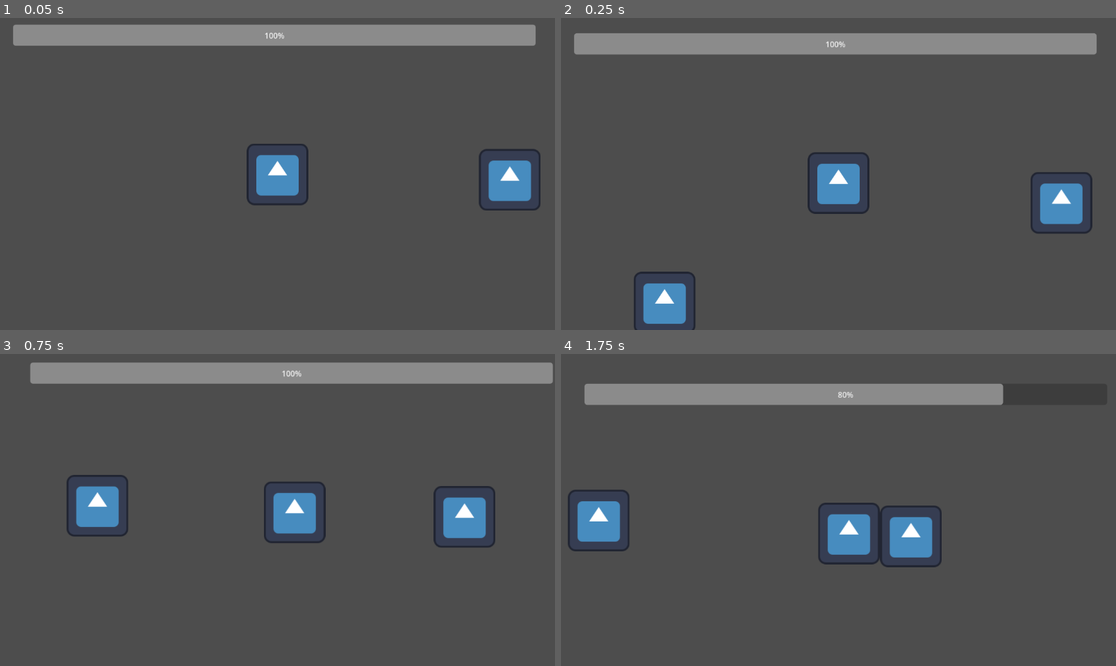
Above: before the commit, frames 1-4 (two rows, left to right).
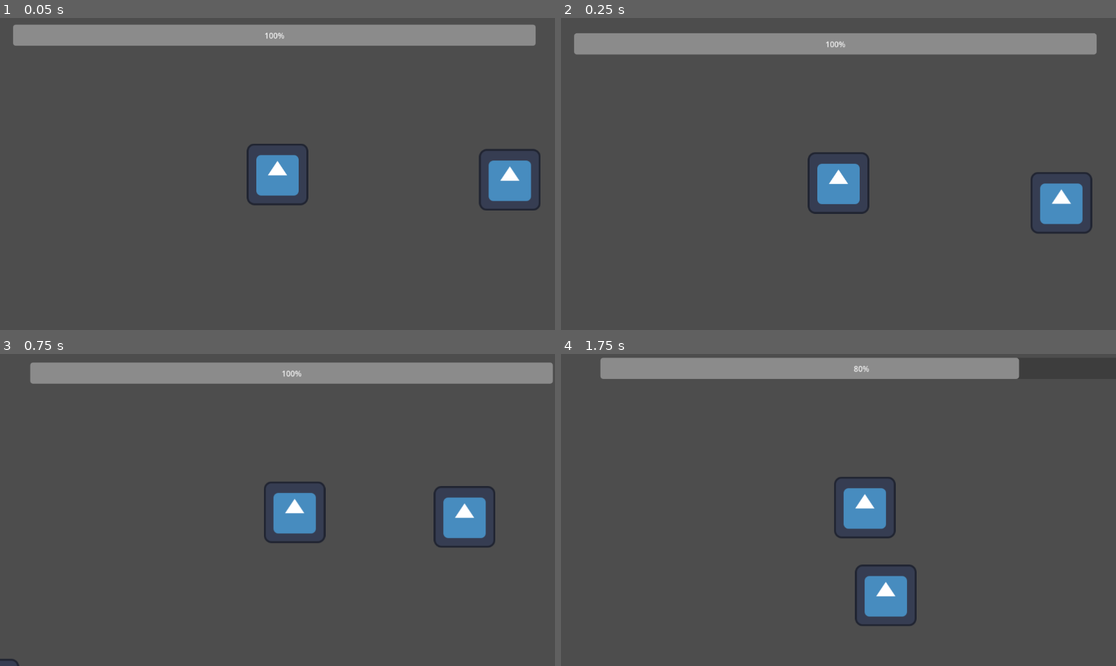
Above: after the commit, the same moments.

Repository: wizjineer/ugj-104-actual
Game: Godot game, scene res://scenes/main.tscn
The game is run twice, just before and just after one commit, with the same random seed, the same clock (stepped at 60 frames per second) and the same inputs. The engine's default icon, where the game draws it, is replaced by a stand-in: a white triangle on a blue panel in a dark square.
Inputs (mouse positions are in pixels of both pictures, inside the frame that each line leads up to):
- Up to frame 1 (0.05 s): no input
- Up to frame 2 (0.25 s): no input
- Up to frame 3 (0.75 s): move the mouse to (399, 494) at 0.52 s; press the mouse at (399, 494) at 0.53 s; hold D (right) from 0.53 s (still down)
- Up to frame 4 (1.75 s): keep holding D (right); tap Space (jump) at 0.77, 0.8, 1.07, 1.35, 1.52 s; move the mouse to (727, 525) at 1.27 s; release the mouse at (727, 525) at 1.28 s; click (727, 525) at 1.55 s

Frame 1 is identical in both runs. In frame 2, 1.2% of the frame differs, in the area x 13-25%, y 81-100%; in frame 3, 1.3%; in frame 4, 16%, in the area x 1-83%, y 1-88%.

Commit message:
a bit of stuff you can climb walls now

Diff:
--- a/scenes/main.tscn
+++ b/scenes/main.tscn
@@ -1,26 +1,25 @@
-[gd_scene load_steps=4 format=3 uid="uid://barvx0f27x1o2"]
+[gd_scene load_steps=3 format=3 uid="uid://barvx0f27x1o2"]
 
 [ext_resource type="PackedScene" uid="uid://biqwql2rti2gx" path="res://scenes/enemy.tscn" id="1_1idks"]
 [ext_resource type="PackedScene" uid="uid://dc3tdaeyvu500" path="res://scenes/player.tscn" id="1_15uyn"]
-[ext_resource type="PackedScene" uid="uid://bbo3in8w2wwqp" path="res://scenes/crawler.tscn" id="1_ywc11"]
 
 [node name="main" type="Node2D"]
 
 [node name="enemy" parent="." instance=ExtResource("1_1idks")]
 position = Vector2(1909, -249)
 
+[node name="enemy" parent="enemy" instance=ExtResource("1_1idks")]
+position = Vector2(-917, 399)
+
 [node name="player" parent="." instance=ExtResource("1_15uyn")]
 position = Vector2(1425, -261)
-
-[node name="enemy2" parent="." instance=ExtResource("1_ywc11")]
-position = Vector2(1061, 156)
 
 [node name="StaticBody2D" type="StaticBody2D" parent="."]
 position = Vector2(-73, 11)
 
 [node name="CollisionPolygon2D" type="CollisionPolygon2D" parent="StaticBody2D"]
 position = Vector2(162, 0)
-polygon = PackedVector2Array(50, -63, 213, 338, 791, 214, 1042, 214, 1042, -155, 2136, -138, 2139, 431, 27, 389)
+polygon = PackedVector2Array(282, -66, 278, 214, 791, 214, 1042, 214, 1042, -155, 2136, -138, 2139, 431, 27, 389, 42, -68)
 
 [node name="CollisionPolygon2D2" type="CollisionPolygon2D" parent="StaticBody2D"]
 position = Vector2(-1473, 200)
--- a/scripts/area_2d.gd
+++ b/scripts/area_2d.gd
@@ -21,3 +21,6 @@
 		#scale.x = -1  # Flip sprite horizontally
 	#else:
 		#scale.x = 1  # Face forward (not flipped)
+
+func is_facing_down() -> bool:
+	return rotation > deg_to_rad(135) or rotation < deg_to_rad(-135)
--- /dev/null
+++ b/scripts/charge.gd
@@ -0,0 +1 @@
+extends Enemy
--- a/scripts/crawler.gd
+++ /dev/null
@@ -1,99 +0,0 @@
-extends Enemy
-
-var snap_distance = 1  # Distance for snapping to the grid
-var move_direction = -1  # Start moving down by default
-var ignore = false
-var rotation_speed = 5  # Speed at which the enemy rotates (for smooth transition)
-@onready var raycast = $RayCast2D  # Raycast to detect walls
-var grav_dir = "y"  # Gravity direction (y-axis by default)
-var grav_direction = 1  # Direction of gravity (1 for downward or rightward, -1 for upward or leftward)
-
-@onready var left_raycast = $left  # Raycast to detect left wall
-@onready var right_raycast = $right  # Raycast to detect right wall
-
-func _direction_change():
-	if is_on_wall():
-		crawl()  # Crawl when on a wall
-
-	if is_on_floor():
-		rotation_degrees = 0  # Reset rotation to 0 when on the floor
-		velocity.x = 0
-
-	if !raycast.is_colliding() and !is_on_wall() and !is_on_floor():
-		# Rotate downward and crawl downwards when there's nothing below
-		move_direction = -1
-		crawl()
-
-func crawl():
-	ignore = true
-	velocity.x = 0  # Stop horizontal movement
-
-	if is_on_ceiling() and move_direction == -1:
-		# Switch to moving up when hitting the ceiling
-		move_direction = 1
-		rotate_enemy(Vector2.UP)
-	elif is_on_floor() and move_direction == 1:
-		# Switch to moving down when hitting the floor
-		move_direction = -1
-		rotate_enemy(Vector2.DOWN)
-
-	# Check if the enemy is on a wall
-	if is_on_wall():
-		# If on a wall, try to stick to the surface
-		velocity = Vector2(0, move_direction * 10)
-	velocity.x = 0
-	move_and_collide(velocity)
-
-	# Snap the enemy to the grid
-	position = get_snap_position()
-
-func get_snap_position():
-	var snap_pos = position
-	snap_pos.x = round(snap_pos.x / snap_distance) * snap_distance  # Snap horizontally
-	snap_pos.y = round(snap_pos.y / snap_distance) * snap_distance  # Snap vertically
-	return snap_pos
-
-func rotate_enemy(target_direction: Vector2):
-	# Rotate smoothly towards the target direction
-	var target_angle = target_direction.angle()
-	rotation = lerp_angle(rotation, target_angle, rotation_speed * get_process_delta_time())
-
-func gravity_func():
-	# Default gravity behavior when not on the wall or ceiling
-	if not is_on_floor() and not is_on_ceiling() and not is_on_wall():
-		if grav_dir == "y":
-			velocity.y += lerp(velocity.y, grav_direction * gravity * get_process_delta_time(), 0.6)
-
-	# If on a wall, gravity applies to the x-axis
-	if is_on_wall():
-		if left_raycast.is_colliding():
-			# Gravity pulls left when on the left wall
-			grav_dir = "x"
-			grav_direction = -1  # Gravity pulls to the left
-			velocity.x += lerp(velocity.x, grav_direction * gravity * get_process_delta_time(), 0.6)
-		elif right_raycast.is_colliding():
-			# Gravity pulls right when on the right wall
-			grav_dir = "x"
-			grav_direction = 1  # Gravity pulls to the right
-			velocity.x += lerp(velocity.x, grav_direction * gravity * get_process_delta_time(), 0.6)
-
-	# Handle gravity when on the ceiling (pulling upward)
-	if is_on_ceiling():
-		grav_dir = "y"
-		grav_direction = -1  # Gravity pulls upward
-		velocity.y += lerp(velocity.y, grav_direction * gravity * get_process_delta_time(), 0.6)
-
-	# Handle gravity when on the floor (pulling downward)
-	if is_on_floor():
-		grav_dir = "y"
-		grav_direction = 1  # Gravity pulls downward
-		velocity.y += lerp(velocity.y, grav_direction * gravity * get_process_delta_time(), 0.6)
-
-	# Ensure velocity isn't drifting away unnecessarily after transitions
-	if is_on_wall() and not (left_raycast.is_colliding() or right_raycast.is_colliding()):
-		# When transitioning off the wall, stop horizontal movement
-		velocity.x = 0
-
-	if is_on_floor() or is_on_ceiling():
-		# Stop horizontal velocity when the player is on the floor or ceiling
-		velocity.x = 0
--- a/scripts/player.gd
+++ b/scripts/player.gd
@@ -2,6 +2,7 @@
 
 const SPEED = 300.0
 const JUMP_VELOCITY = -500.0
+const BURST_VELOCITY = -600.0
 var has_double_jumped = false
 
 const DASH_SPEED = 900.0
@@ -40,11 +41,16 @@
 			velocity.y = JUMP_VELOCITY
 			has_double_jumped = true
 	# Get the input direction and handle the movement/deceleration.
-	var direction := Input.get_axis("left", "right")
-	if direction:
-		velocity.x = direction * SPEED
+	if is_on_wall():
+		if Input.is_action_pressed("jump"):
+			velocity.y = -1 * SPEED
 	else:
-		velocity.x = move_toward(velocity.x, 0, SPEED)
+		var direction := Input.get_axis("left", "right")
+		if direction:
+			velocity.x = direction * SPEED
+		else:
+			velocity.x = move_toward(velocity.x, 0, SPEED)
+
 
 	# Apply knockback force.
 	velocity += knockback_force * delta
@@ -60,6 +66,8 @@
 		if body.is_in_group("enemies"):
 			if attacking:
 				body.take_damage(2)
+				if $Area2D.is_facing_down():
+					velocity.y = BURST_VELOCITY
 
 func take_damage(amount: int, knockback_dir: Vector2, knockback_strength: float):
 	# Reduce health
@@ -77,6 +85,8 @@
 		if body.is_in_group("enemies"):
 			if attacking:
 				body.take_damage(2)
+				if $Area2D.is_facing_down():
+					velocity.y = JUMP_VELOCITY
 
 func _on_attack_durashan_timeout() -> void:
 	attacking = false
